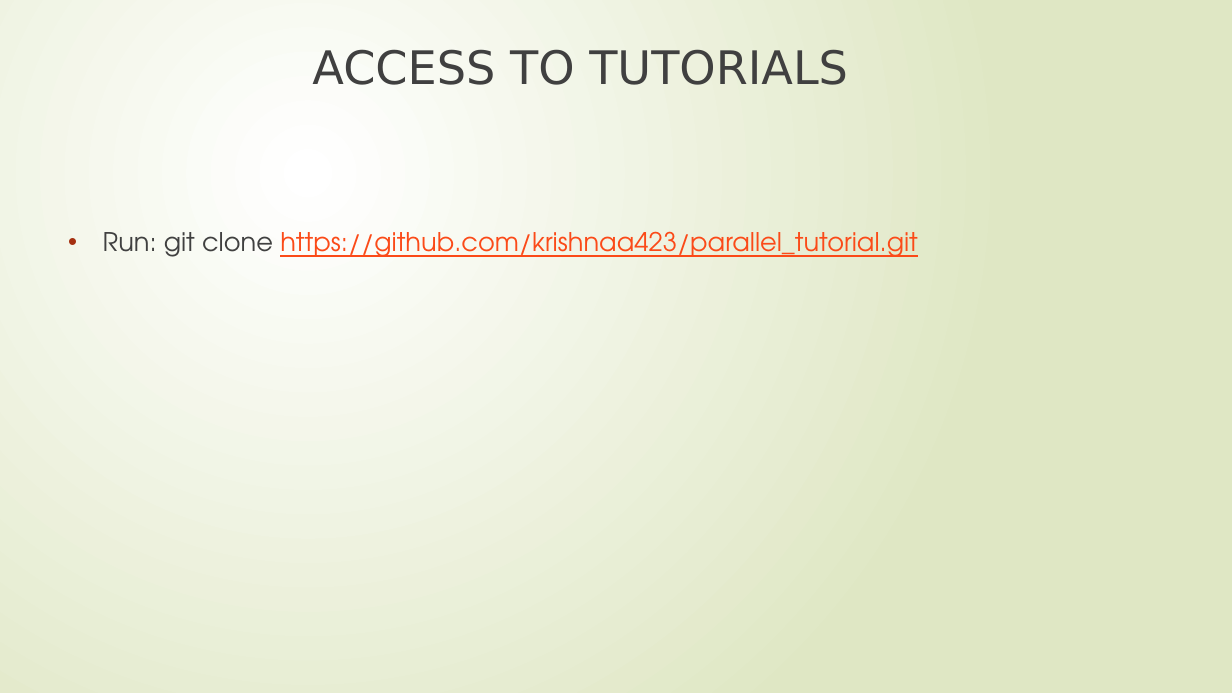
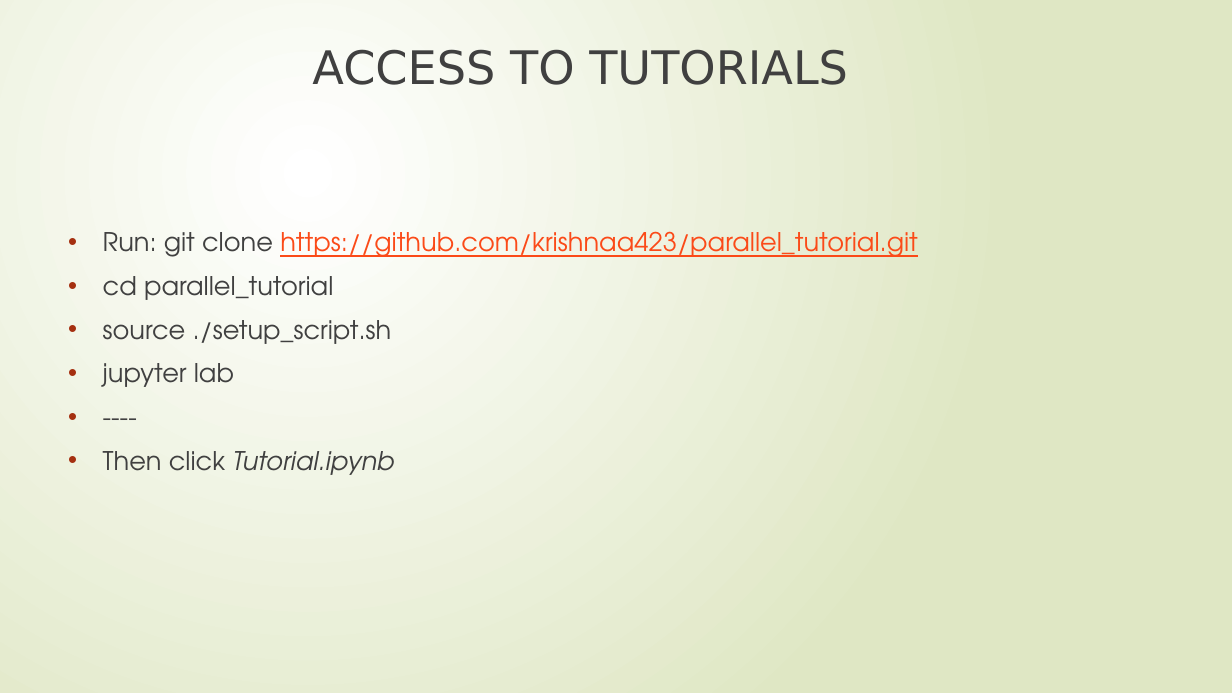
Before and after one commit to krishnaa423/parallel_tutorial, a slide deck: slide 8 of Day2_Lecture_Intro to Parallel Computing.pptx (slide 7 before the commit). Drawn at 1232x693 pixels with LibreOffice and Linux fonts; fonts in the diff are those of the drawing. Boxes give left, top, right and bottom in pixels: in the first picture for what was removed or moved away, otherwise in the second. Text is boxed around its words. In the diff, an @@ line names an element or a change of style, - is before the commit and + after.

```diff
--- a/Day2_Lecture_Intro to Parallel Computing.pptx
+++ b/Day2_Lecture_Intro to Parallel Computing.pptx
@@ text at bbox=[103, 276, 394, 475]: paragraphs added @@
+• cd parallel_tutorial
+• source ./setup_script.sh
+• jupyter lab
+• ----
+• Then click Tutorial.ipynb
```
Also in this commit, not shown: 5 slides added, 3 slides removed, 2 other files.
